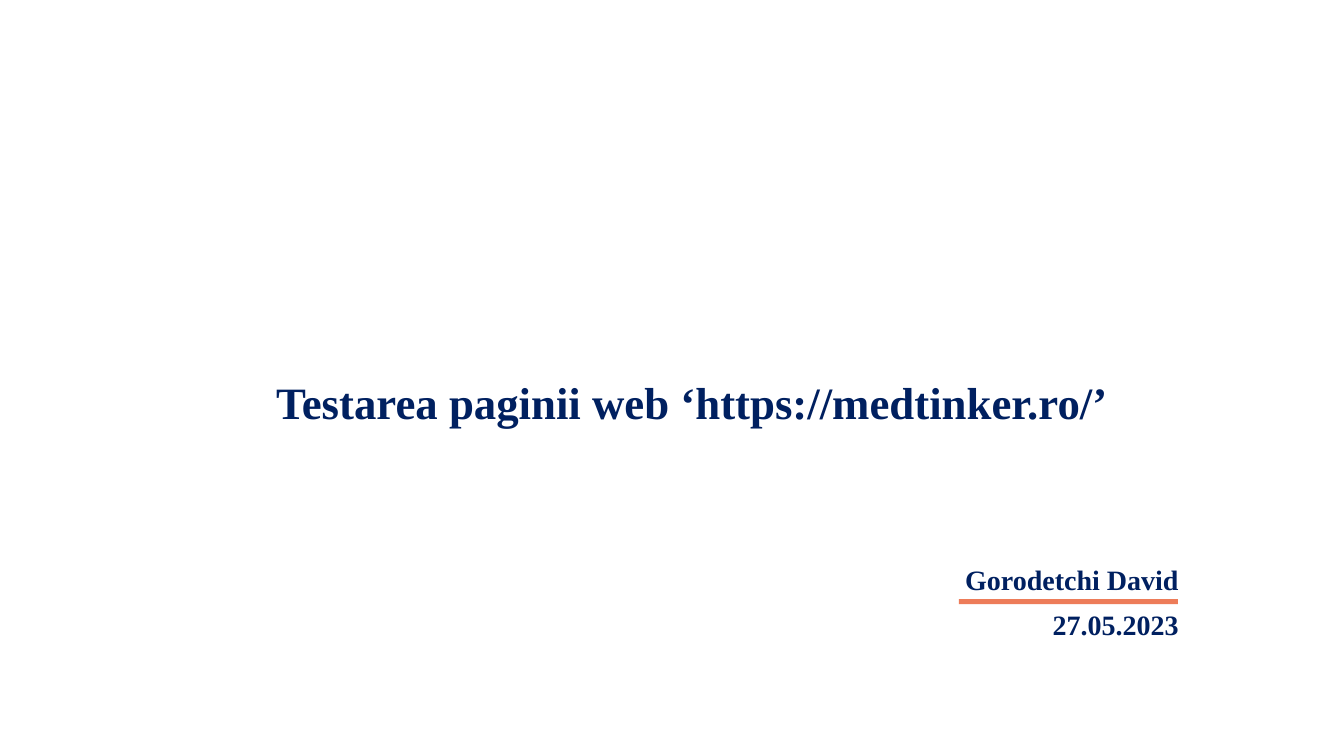
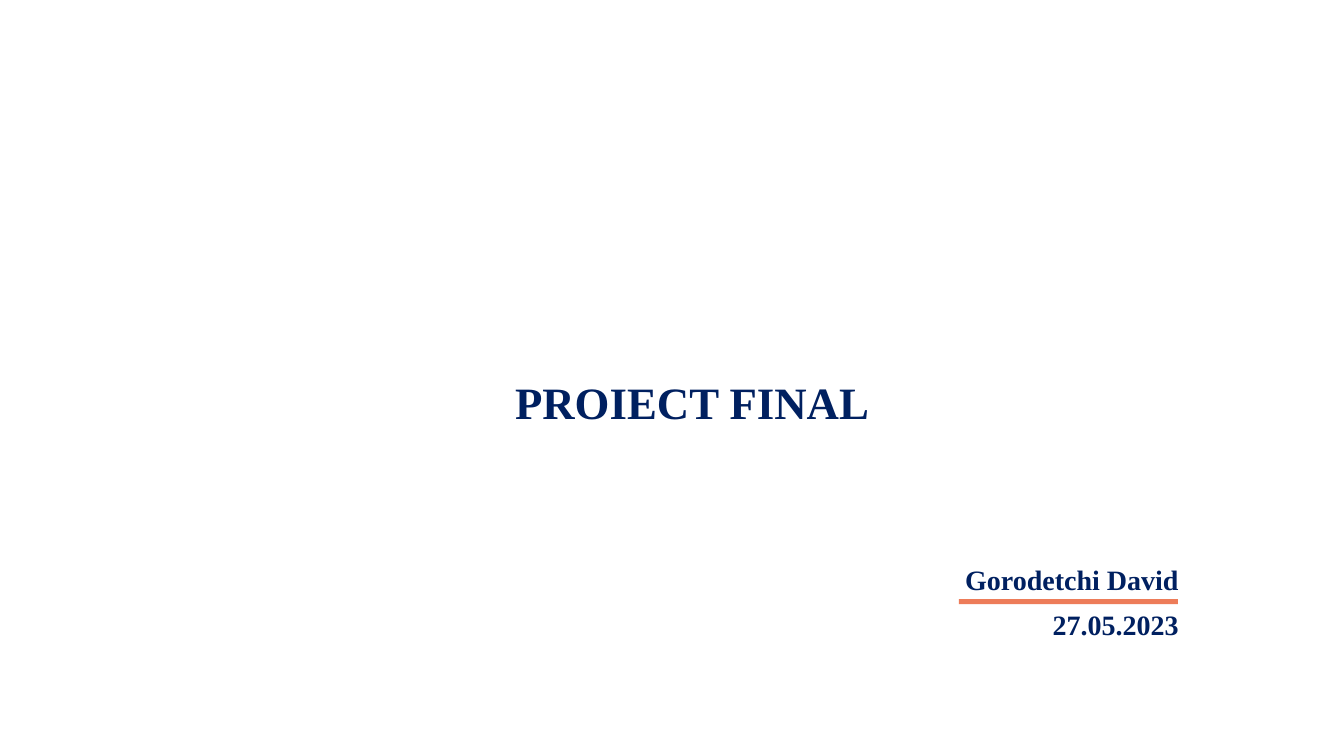
Before and after one commit to godavid128/Test_Website_medtinker, a slide deck: slide 1 of TEST WEBSITE MEDTINKER _GORODETCHI DAVID_27.05.2023.pptx. Drawn at 1344x756 pixels with LibreOffice and Linux fonts; fonts in the diff are those of the drawing; background and template pictures are left out. Boxes give left, top, right and bottom in pixels: in the first picture for what was removed or moved away, otherwise in the second. Text is boxed around its words. In the diff, an @@ line names an element or a change of style, - is before the commit and + after.

```diff
--- a/TEST WEBSITE MEDTINKER _GORODETCHI DAVID_27.05.2023.pptx
+++ b/TEST WEBSITE MEDTINKER _GORODETCHI DAVID_27.05.2023.pptx
@@ title at <box>515,389,869,420</box>: text changed @@
-Testarea paginii web ‘https://medtinker.ro/’
+PROIECT FINAL
```
Also in this commit, not shown: 1 other slide changed.
